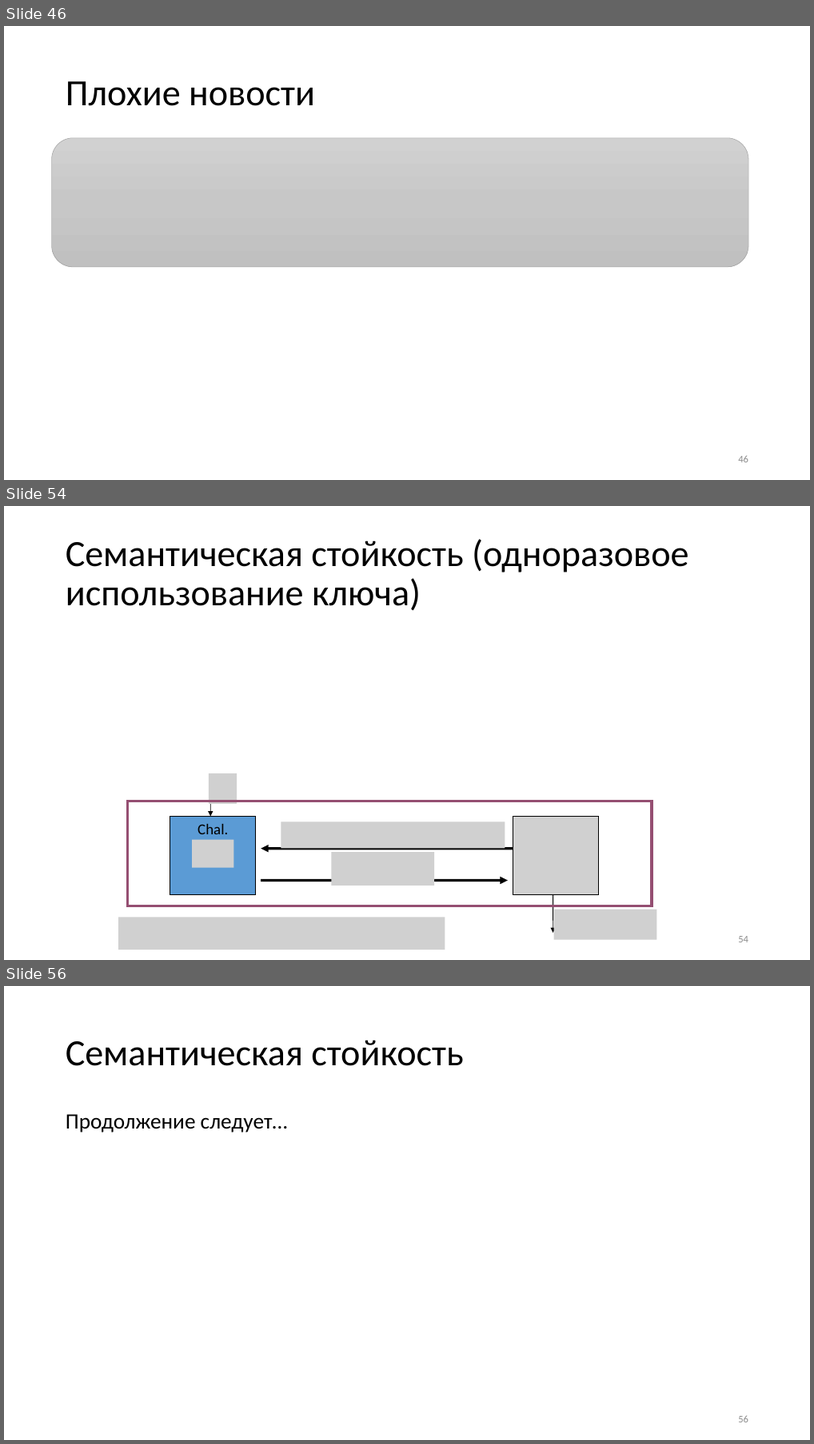
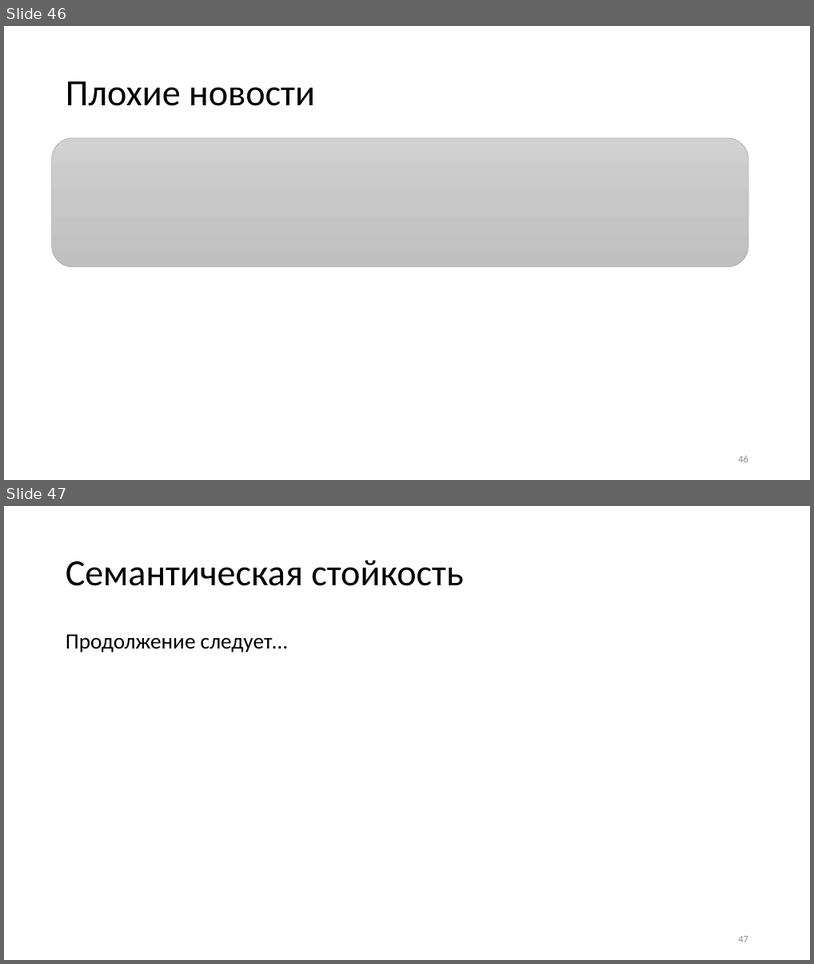
Before and after one commit to CryptoCourse/CryptoLectures, a slide deck: Lectures/Lecture1.pptx. Shown one above the other, each under a label of ours: slides 46, 54 and 56 before the commit, slides 46 and 47 after it; the slides between them are not shown. The pictures are 814x1444 and 814x964 pixels, drawn with LibreOffice and Linux fonts; fonts in the diff are those of the drawing; grey boxes stand for pictures. Boxes give left, top, right and bottom in pixels: in the first picture for what was removed or moved away, otherwise in the second. Text is boxed around its words. In the diff, an @@ line names an element or a change of style, - is before the commit and + after.

```diff
--- a/Lectures/Lecture1.pptx
+++ b/Lectures/Lecture1.pptx
@@ slide 54 removed at (x1=4, y1=506, x2=810, y2=960), background #FFFFFF @@
@@ title removed at (x1=66, y1=539, x2=690, y2=611) @@
-Семантическая стойкость (одноразовое использование ключа)
@@ picture removed at (x1=209, y1=773, x2=237, y2=804) @@
@@ arrow removed from (211, 782) to (211, 816) @@
@@ rectangle removed at (x1=128, y1=800, x2=653, y2=906) @@
@@ rectangle removed at (x1=170, y1=816, x2=256, y2=894) @@
-Chal.
@@ picture removed at (x1=514, y1=816, x2=599, y2=894) @@
@@ picture removed at (x1=192, y1=840, x2=234, y2=867) @@
@@ picture removed at (x1=281, y1=822, x2=505, y2=848) @@
@@ arrow removed from (514, 848) to (261, 848) @@
@@ picture removed at (x1=332, y1=852, x2=434, y2=885) @@
@@ arrow removed from (261, 880) to (508, 880) @@
@@ arrow removed from (554, 894) to (554, 932) @@
@@ picture removed at (x1=554, y1=909, x2=658, y2=940) @@
@@ picture removed at (x1=118, y1=916, x2=445, y2=949) @@
@@ page number removed at (x1=738, y1=936, x2=749, y2=942) @@
-54
@@ what was slide 56 is now slide 47 @@
@@ page number at (x1=738, y1=936, x2=749, y2=942): text changed @@
-56
+47
```
Also in this commit, not shown: 8 other slides removed, 1 other file.
